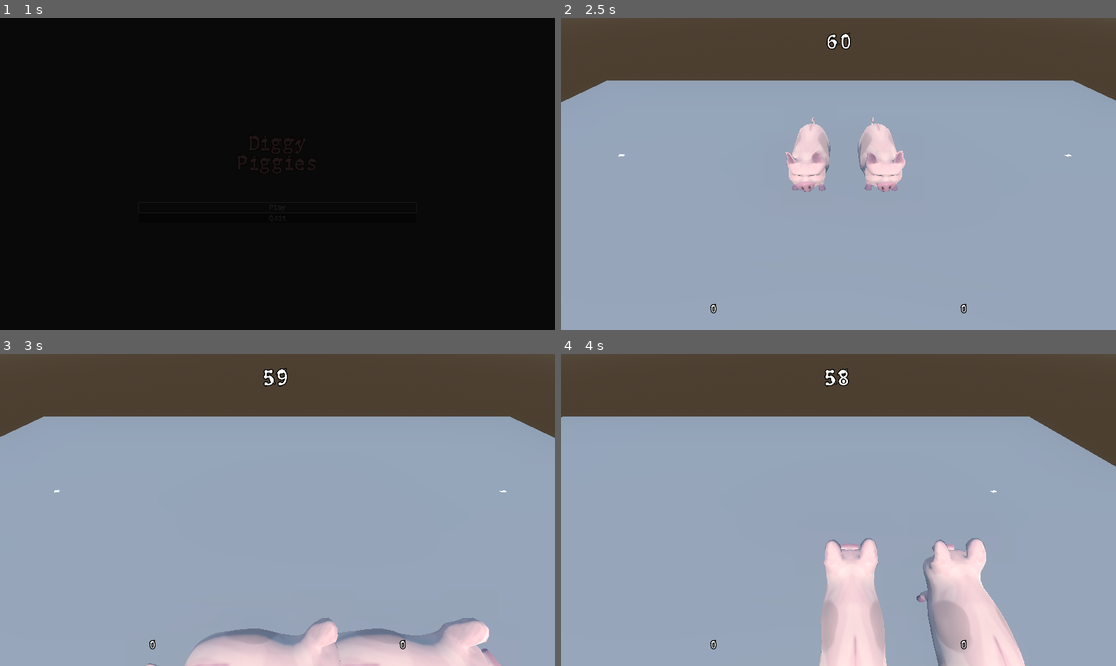
Above: before the commit, frames 1-4 (two rows, left to right).
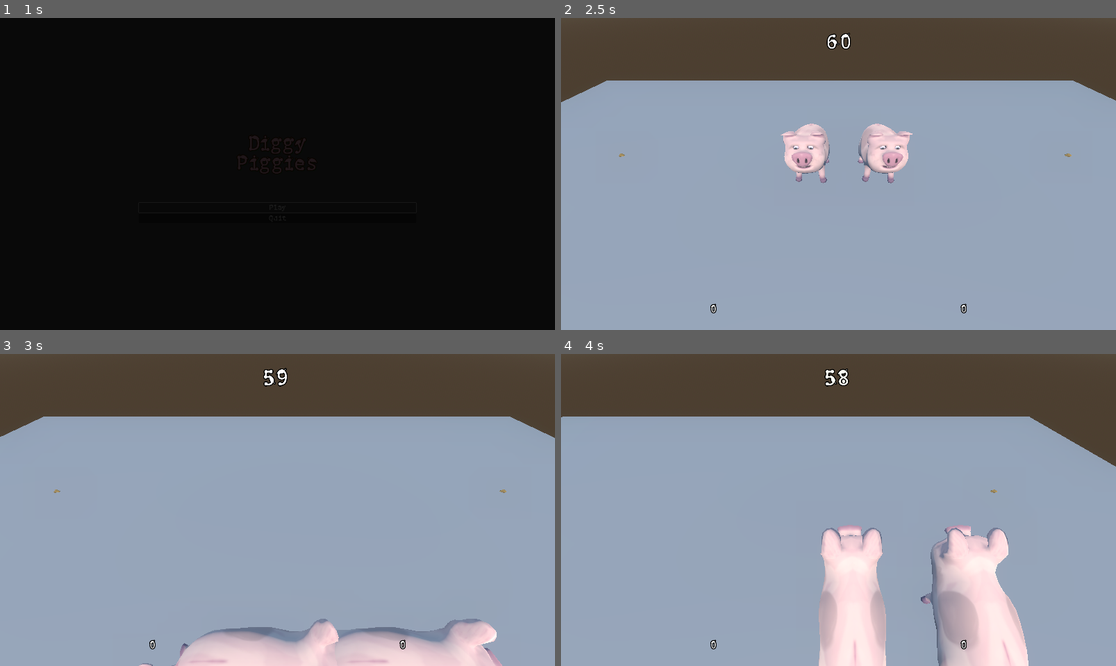
Above: after the commit, the same moments.

Repository: 80hdgames/GGJ-2023
Game: Godot game, scene res://Scenes/Start.tscn
Same seed, same stepped clock (60 frames per second), same inputs: the game is played once before the commit and once after it.
Inputs:
- Up to frame 1 (1 s): click "Play" at 0.5 s
- Up to frame 2 (2.5 s): tap Enter (ui_accept) at 1.25, 1.52, 2.27 s; hold Right (ui_right) 1.28-2.03 s; tap Shift (desktop1_boost) at 1.35, 2.1 s; hold Down (ui_down) from 2.03 s (still down)
- Up to frame 3 (3 s): release Down (ui_down) at 2.78 s; hold Right (ui_right) from 2.78 s (still down); tap Shift (desktop1_boost) at 2.85 s
- Up to frame 4 (4 s): release Right (ui_right) at 3.53 s; hold Up (ui_up) from 3.53 s (still down); tap Shift (desktop1_boost) at 3.6 s; tap Enter (ui_accept) at 3.77 s

Frame 1 is identical in both runs. In frame 2, 2.0% of the frame differs, in the area x 10-92%, y 31-56%; in frame 3, 1.7%; in frame 4, 4.5%, in the area x 46-85%, y 43-100%.

Commit message:
Piggies play jump animation now

Diff:
--- a/GGJ-2023-Project/Scripts/Avatar.gd
+++ b/GGJ-2023-Project/Scripts/Avatar.gd
@@ -3,5 +3,9 @@
 @onready var animPlayer :AnimationPlayer = $AnimationPlayer
 
 
-func play(animName :String):
-	animPlayer.play(animName, 0.3)
+func play(animName :String, blend :float = 0.3):
+	animPlayer.play(animName, blend)
+
+func play_one_shot(animName :String):
+	play("Idle", 0.0) # HACK: playing another animation in between forces the desired animation to restart
+	play(animName)
--- a/GGJ-2023-Project/Scripts/Player.gd
+++ b/GGJ-2023-Project/Scripts/Player.gd
@@ -71,11 +71,12 @@
 	if direction != Vector3.ZERO:
 		avatar.look_at(global_transform.origin - direction)
 
-	if not isBoosting:
+	if not isBoosting and is_on_floor():
 		avatar.play("Run" if direction != Vector3.ZERO else "Idle")
 
 
 func _jump():
+	avatar.play_one_shot("Jump")
 	# TODO: poof vfx
 	velocity.y = JUMP_VELOCITY
 	SfxManager.enqueue3d(SoundType.PigGrunt, global_transform.origin)
